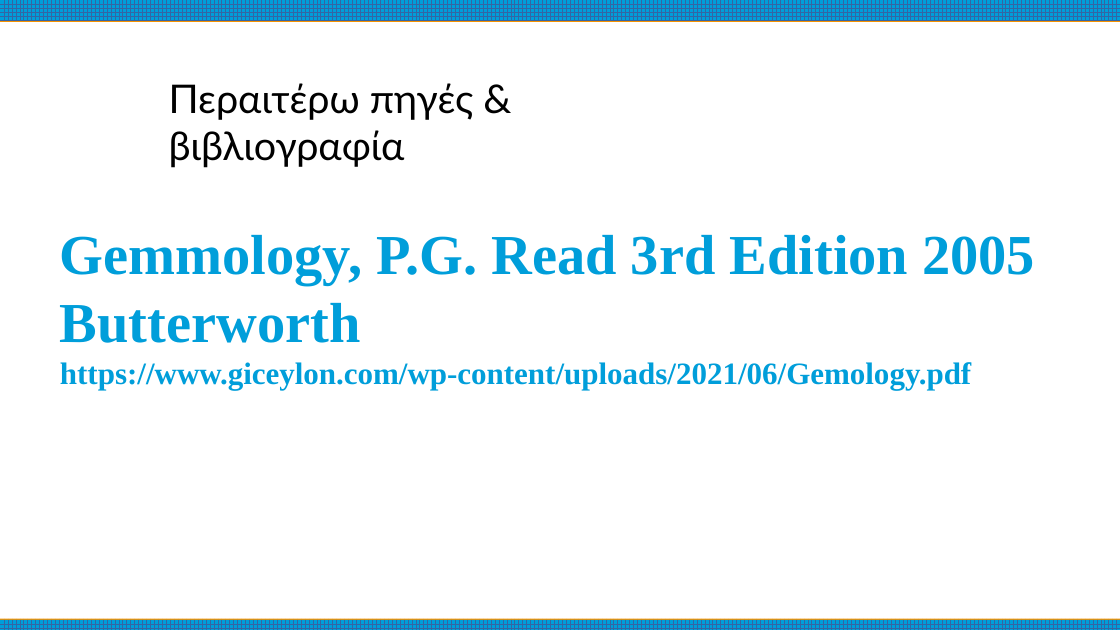
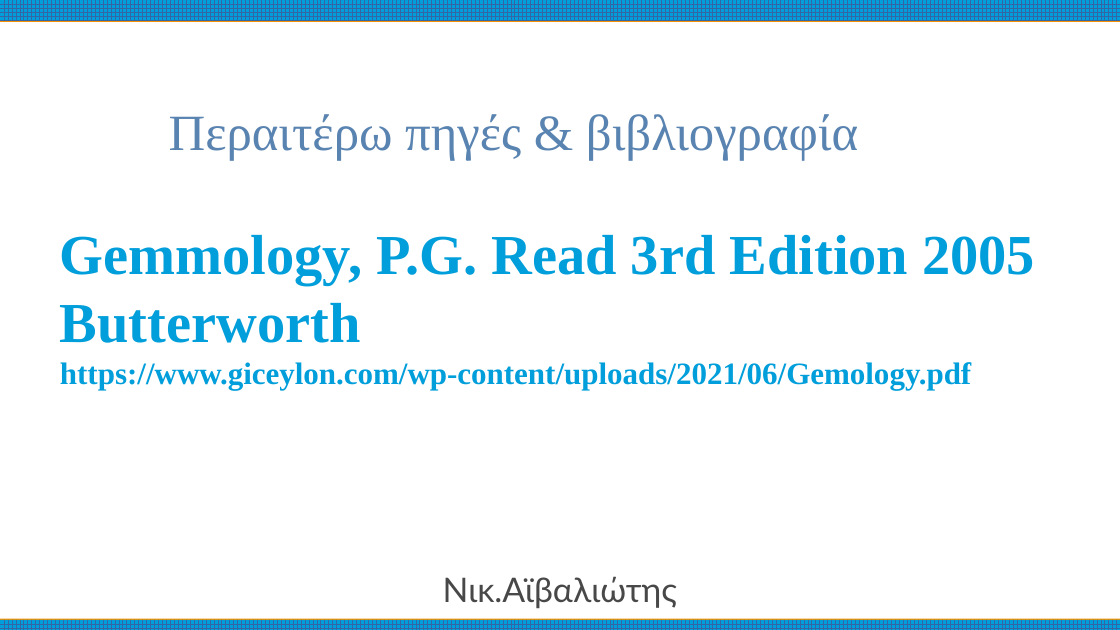
Before and after one commit to nickaiva/epas, a slide deck: slide 36 of preciousStones.odp. Drawn at 1120x630 pixels with LibreOffice and Linux fonts; fonts in the diff are those of the drawing. Boxes give left, top, right and bottom in pixels: in the first picture for what was removed or moved away, otherwise in the second. Text is boxed around its words. In the diff, an @@ line names an element or a change of style, - is before the commit and + after.

```diff
--- a/preciousStones.odp
+++ b/preciousStones.odp
@@ text "Περαιτέρω πηγές & βιβλιογραφία": place and size @@
-text "Περαιτέρω πηγές & βιβλιογραφία" at (169,83,474,168)
+text "Περαιτέρω πηγές & βιβλιογραφία" at (169,114,858,160)
@@ text "Περαιτέρω πηγές & βιβλιογραφία" at (169,114,858,160): size 28 to 36 pt, font Lato to Times New Roman, text colour #000000 to #5983B0 @@
@@ text added at (443,576,677,609), 24 pt, text #484848 @@
+Νικ.Αϊβαλιώτης
```
Also in this commit, not shown: 35 other slides changed, 1 other file.
